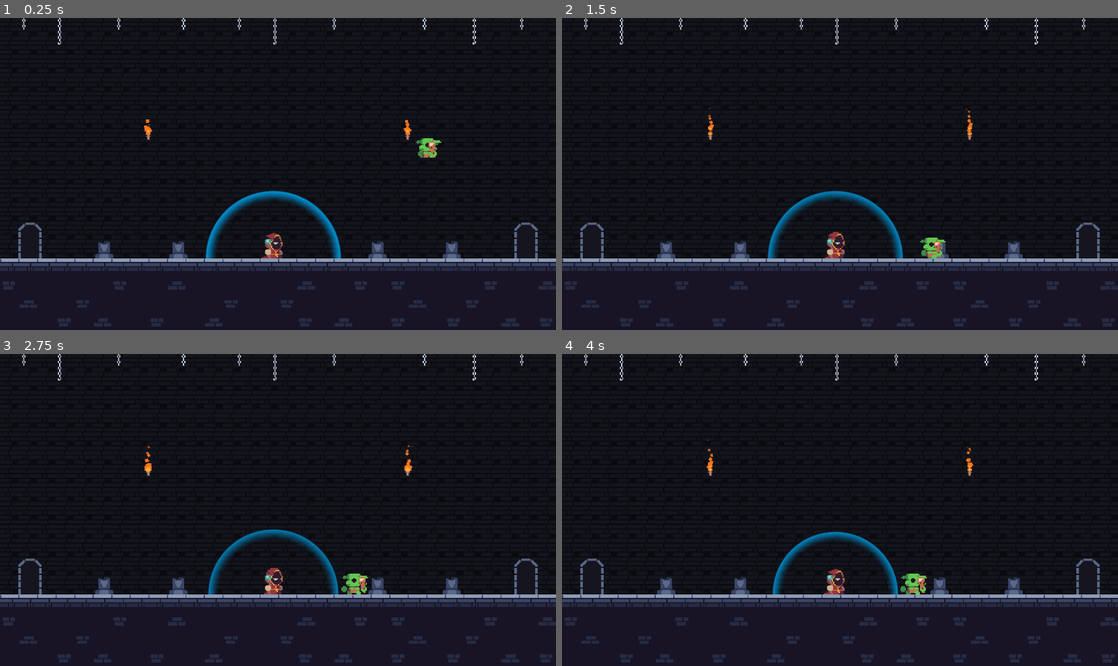
Above: before the commit, frames 1-4 (two rows, left to right).
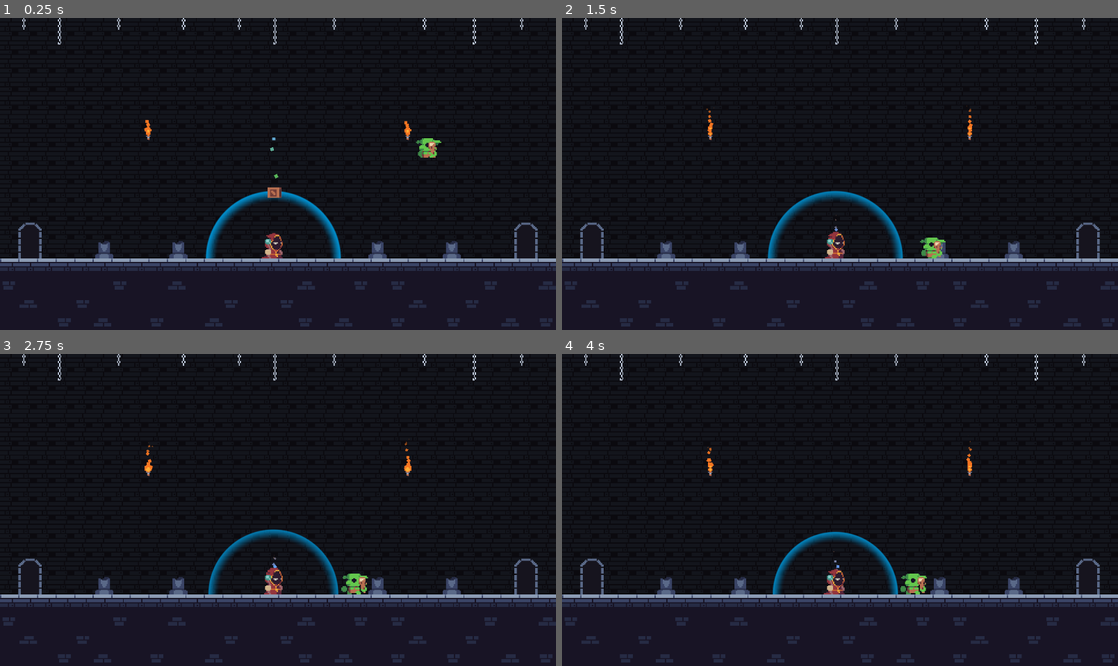
Above: after the commit, the same moments.

Repository: Joao-victor-da-silva/Let_Me_Brew
Game: Godot game, scene res://cenas/jogo.tscn
The game is run twice, just before and just after one commit, with the same random seed, the same clock (stepped at 60 frames per second) and the same inputs.
Inputs:
- Up to frame 1 (0.25 s): no input
- Up to frame 2 (1.5 s): no input
- Up to frame 3 (2.75 s): no input
- Up to frame 4 (4 s): no input

The runs differ from the first frame. In frame 1, 0.1% of the frame differs, in the area x 25-74%, y 32-58%; in frame 2, less than 0.1%; in frame 3, less than 0.1%; in frame 4, less than 0.1%.

Commit message:
caixa com física

Diff:
--- /dev/null
+++ b/cenas/caixa.tscn
@@ -0,0 +1,63 @@
+[gd_scene load_steps=9 format=3 uid="uid://bmj8e80jykku2"]
+
+[ext_resource type="Texture2D" uid="uid://bv1qams5sj1gs" path="res://assets/tilesets/WoodDecor.png" id="1_g1gtg"]
+[ext_resource type="Texture2D" uid="uid://341mtqdrnyt4" path="res://assets/sprites/quadrado.png" id="2_13557"]
+
+[sub_resource type="RectangleShape2D" id="RectangleShape2D_13557"]
+size = Vector2(12, 9)
+
+[sub_resource type="Gradient" id="Gradient_fd6x2"]
+offsets = PackedFloat32Array(0, 0.418006, 1)
+colors = PackedColorArray(0.346781, 0.731551, 0.285776, 1, 0.394487, 0.625739, 1, 0.977492, 0.96, 0.49216, 0.1344, 0)
+
+[sub_resource type="GradientTexture1D" id="GradientTexture1D_bvmp6"]
+gradient = SubResource("Gradient_fd6x2")
+
+[sub_resource type="Curve" id="Curve_1mohr"]
+_data = [Vector2(0, 1), 0.0, 0.0, 0, 0, Vector2(1, 0), -1.68896, 0.0, 0, 0]
+point_count = 2
+
+[sub_resource type="CurveTexture" id="CurveTexture_bvmp6"]
+curve = SubResource("Curve_1mohr")
+
+[sub_resource type="ParticleProcessMaterial" id="ParticleProcessMaterial_1shc3"]
+particle_flag_disable_z = true
+emission_shape = 1
+emission_sphere_radius = 3.0
+angle_min = 1.07288e-05
+angle_max = 359.0
+direction = Vector3(0, -1, 0)
+spread = 5.0
+initial_velocity_min = 30.0
+initial_velocity_max = 40.0
+angular_velocity_min = 100.0
+angular_velocity_max = 200.0
+gravity = Vector3(0, 0, 0)
+scale_min = 1.5
+scale_max = 1.5
+scale_curve = SubResource("CurveTexture_bvmp6")
+color_ramp = SubResource("GradientTexture1D_bvmp6")
+
+[node name="Caixa" type="RigidBody2D"]
+position = Vector2(5, 0)
+metadata/_edit_group_ = true
+
+[node name="Sprite2D" type="Sprite2D" parent="."]
+texture_filter = 1
+texture = ExtResource("1_g1gtg")
+hframes = 7
+vframes = 2
+frame = 1
+
+[node name="CollisionShape2D" type="CollisionShape2D" parent="."]
+position = Vector2(0, 3.5)
+shape = SubResource("RectangleShape2D_13557")
+
+[node name="Fumaca" type="GPUParticles2D" parent="."]
+texture_filter = 1
+position = Vector2(0, -5)
+texture = ExtResource("2_13557")
+lifetime = 0.75
+randomness = 0.25
+process_material = SubResource("ParticleProcessMaterial_1shc3")
+metadata/_edit_lock_ = true
--- a/cenas/jogo.tscn
+++ b/cenas/jogo.tscn
@@ -1,8 +1,9 @@
-[gd_scene load_steps=7 format=3 uid="uid://c4xv1ryc5mhif"]
+[gd_scene load_steps=8 format=3 uid="uid://c4xv1ryc5mhif"]
 
 [ext_resource type="Script" uid="uid://bltim5nr3rmtn" path="res://cenas/jogo.gd" id="1_bkotw"]
 [ext_resource type="PackedScene" uid="uid://c1c5sbup2ejfk" path="res://cenas/mago.tscn" id="1_k46e6"]
 [ext_resource type="PackedScene" uid="uid://bymer1w1owwpa" path="res://cenas/castelo.tscn" id="2_32vai"]
+[ext_resource type="PackedScene" uid="uid://bmj8e80jykku2" path="res://cenas/caixa.tscn" id="2_dmxwg"]
 [ext_resource type="PackedScene" uid="uid://dg8xkso3krrth" path="res://cenas/goblin.tscn" id="3_1frua"]
 
 [sub_resource type="RectangleShape2D" id="RectangleShape2D_1frua"]
@@ -34,6 +35,9 @@
 shape = SubResource("RectangleShape2D_bkotw")
 metadata/_edit_lock_ = true
 
+[node name="Caixa" parent="StaticBody" instance=ExtResource("2_dmxwg")]
+position = Vector2(237, 119)
+
 [node name="Castelo" parent="." instance=ExtResource("2_32vai")]
 
 [node name="Mago" parent="." instance=ExtResource("1_k46e6")]
